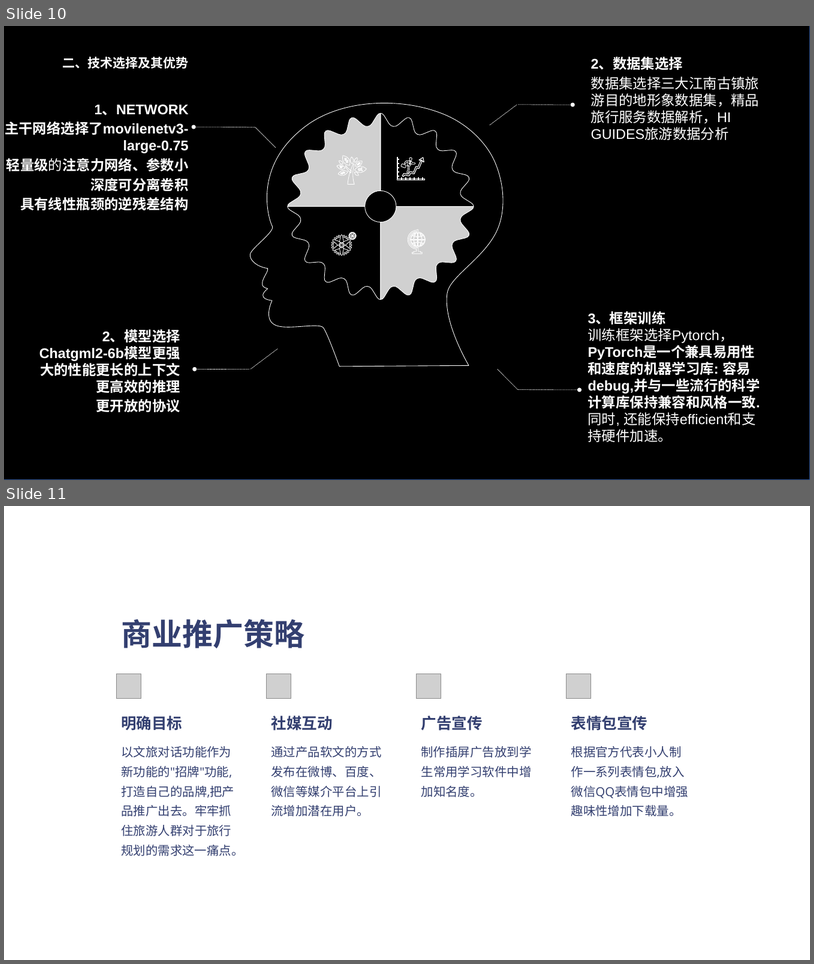
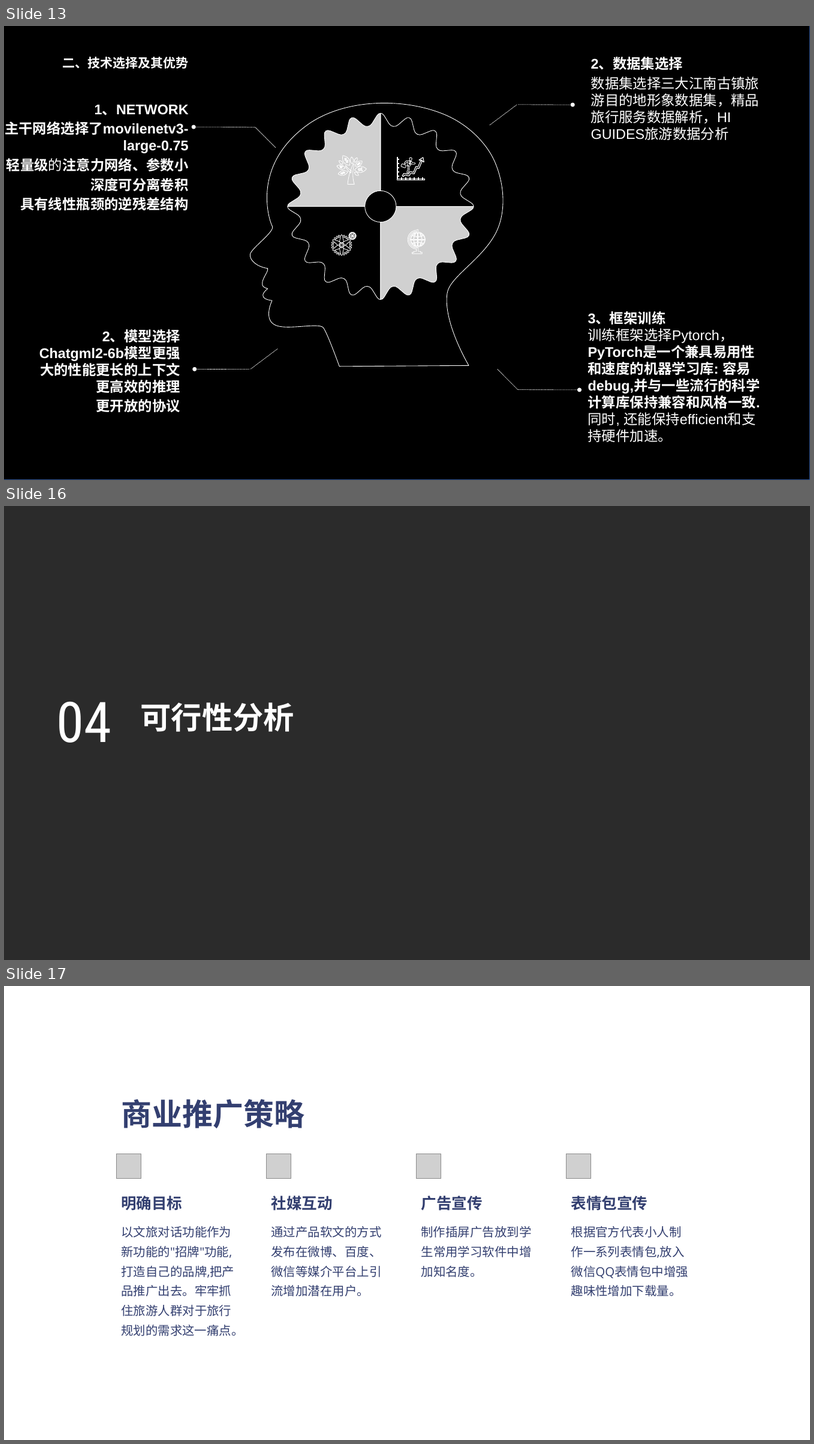
Before and after one commit to darkshuige/codecode, a slide deck: 服务外包/laceblqg2ssyau3.pptx. Shown one above the other, each under a label of ours: slides 10 and 11 before the commit, slides 13, 16 and 17 after it; the slides between them are not shown. The pictures are 814x964 and 814x1444 pixels, drawn with LibreOffice and Linux fonts; fonts in the diff are those of the drawing; grey boxes stand for pictures; background and template pictures are left out; a plain dark background stands for a picture behind light text. Boxes give left, top, right and bottom in pixels: in the first picture for what was removed or moved away, otherwise in the second. Text is boxed around its words. In the diff, an @@ line names an element or a change of style, - is before the commit and + after.

```diff
--- a/服务外包/laceblqg2ssyau3.pptx
+++ b/服务外包/laceblqg2ssyau3.pptx
@@ slide 16 added at box(4, 506, 810, 960), background picture (left out) @@
@@ text added at box(57, 701, 112, 742), 80 pt, text #FFFFFF @@
+04
@@ text added at box(141, 702, 295, 732), 44 pt, text #FFFFFF, bold @@
+可行性分析
@@ what was slide 10 is now slide 13 @@
@@ what was slide 11 is now slide 17 @@
```
Also in this commit, not shown: 7 other slides added, 1 slide removed, 16 other files.
